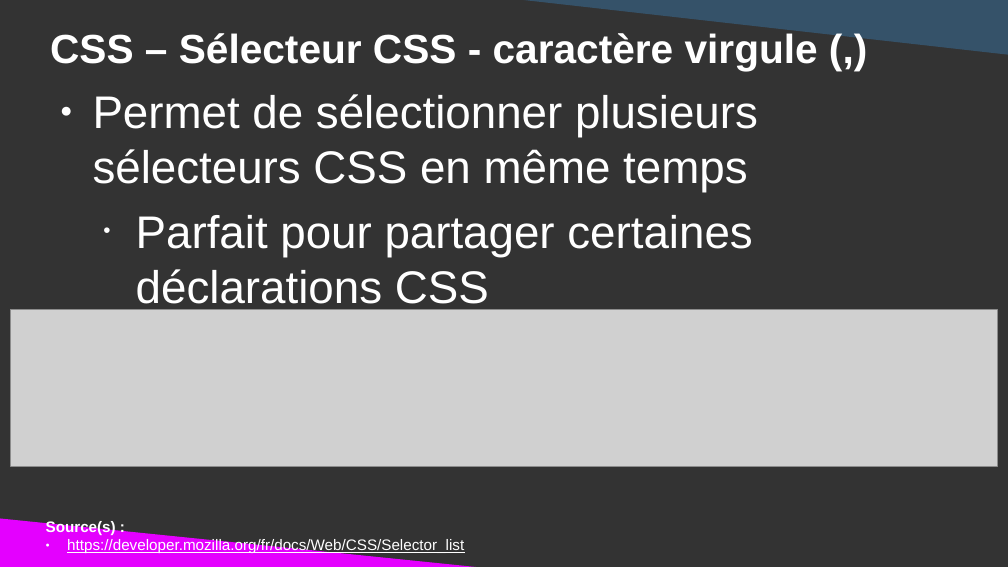
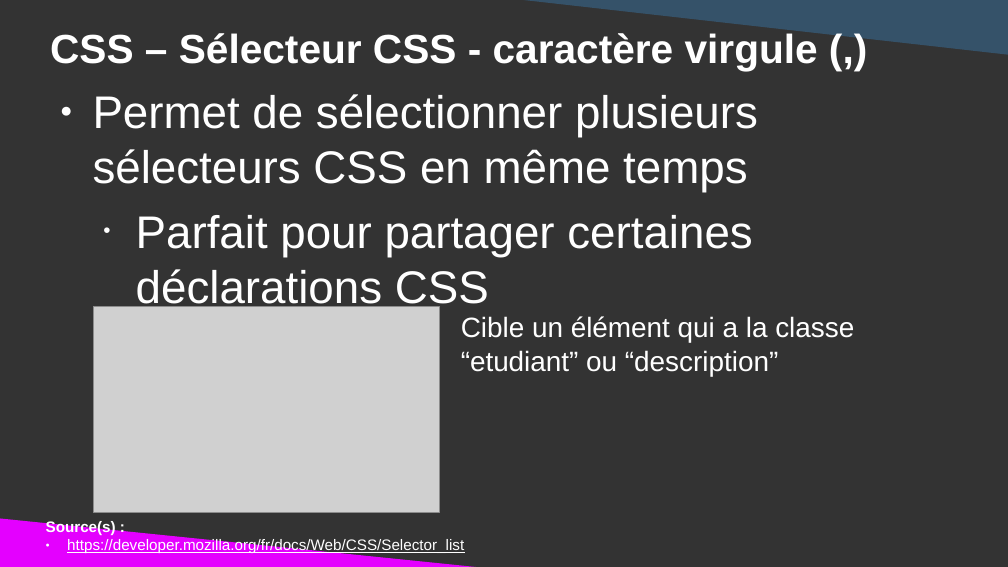
Before and after one commit to DanYellow/cours, a slide deck: slide 51 of integration-web-s1/travaux-pratiques/numero-3/presentation.odp. Drawn at 1008x567 pixels with LibreOffice and Linux fonts; fonts in the diff are those of the drawing; grey boxes stand for pictures. Boxes give left, top, right and bottom in pixels: in the first picture for what was removed or moved away, otherwise in the second. Text is boxed around its words. In the diff, an @@ line names an element or a change of style, - is before the commit and + after.

```diff
--- a/integration-web-s1/travaux-pratiques/numero-3/presentation.odp
+++ b/integration-web-s1/travaux-pratiques/numero-3/presentation.odp
@@ picture resized from (x1=11, y1=309, x2=998, y2=466) to (x1=93, y1=306, x2=439, y2=513) @@
@@ title added at (x1=461, y1=316, x2=854, y2=376), 22 pt, text #FFFFFF @@
+Cible un élément qui a la classe “etudiant” ou “description”
```
Also in this commit, not shown: 9 other slides changed, 1 slide added, 1 slide removed, 1 other file.
